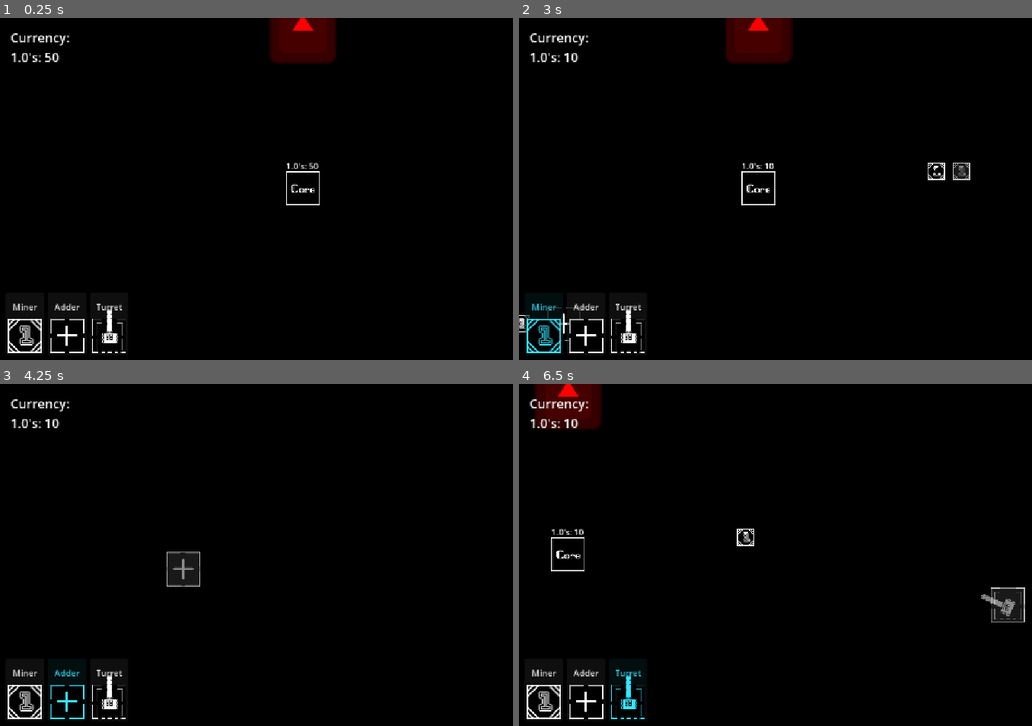
Above: before the commit, frames 1-4 (two rows, left to right).
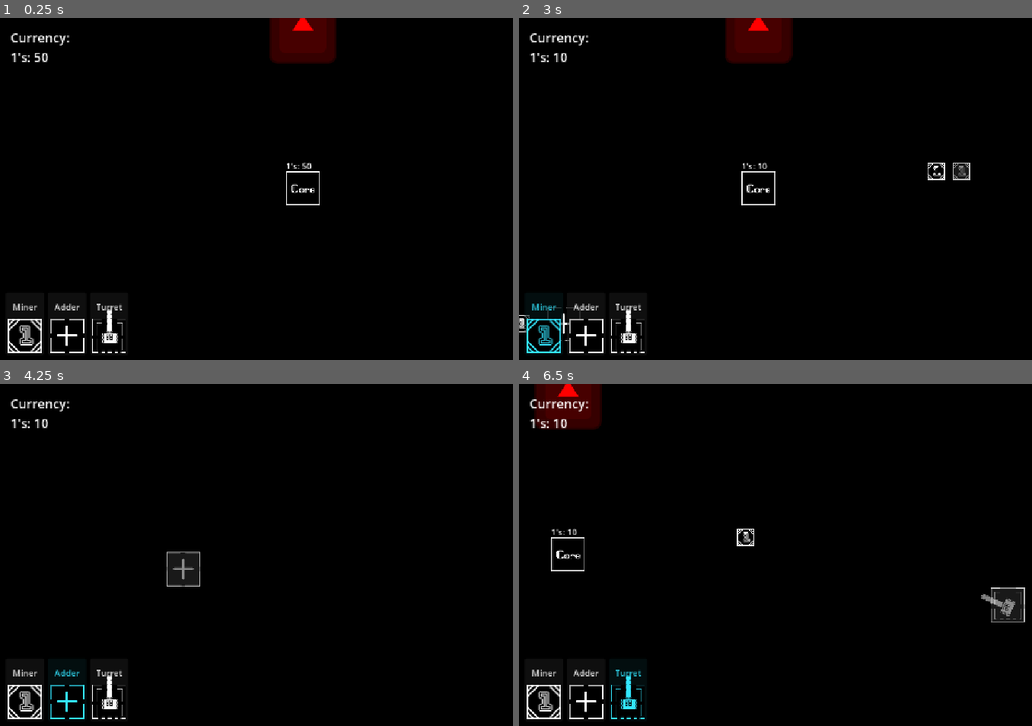
Above: after the commit, the same moments.

Repository: ast4rt3/math-matic
Game: Godot game, scene res://world.tscn
Two runs of this game, one before a commit and one after it. Both use one fixed random seed, a clock stepped at 60 frames per second and the inputs below. The engine's default icon, where the game draws it, is replaced by a stand-in: a white triangle on a blue panel in a dark square.
Inputs (mouse positions are in pixels of both pictures, inside the frame that each line leads up to):
- Up to frame 1 (0.25 s): no input
- Up to frame 2 (3 s): click "Miner" at 0.5 s; click "Adder" at 1.25 s; click "Turret" at 2 s; tap Enter at 2.75 s; move the mouse to (955, 171) at 2.77 s; hold D from 2.78 s (still down); tap 1 at 2.85 s; click (955, 171) at 2.92 s
- Up to frame 3 (4.25 s): move the mouse to (184, 572) at 3.52 s; release D at 3.53 s; hold S from 3.53 s (still down); tap 2 at 3.6 s
- Up to frame 4 (6.5 s): move the mouse to (883, 479) at 4.27 s; release S at 4.28 s; hold D 4.28-5.03 s; tap 3 at 4.35 s; move the mouse to (790, 623) at 5.02 s; hold W 5.03-5.78 s; tap E at 5.1 s; click (790, 623) at 5.17 s; move the mouse to (1006, 606) at 5.77 s; hold A from 5.78 s (still down); tap Q at 5.85 s

The runs differ from the first frame. In frame 1, 0.2% of the frame differs, in the area x 3-63%, y 10-45%; in frame 2, 0.2%; in frame 3, 0.1%; in frame 4, 0.2%.

Commit message:
fix: small currency adjustment

Diff:
--- a/buildings/core.gd
+++ b/buildings/core.gd
@@ -25,7 +25,8 @@
 func update_label():
 	var text = ""
 	for val in currency.keys():
-		text += str(val) + "'s: " + str(currency[val]) + "\n"
+		var val_str = str(int(val)) if val == int(val) else str(val)
+		text += val_str + "'s: " + str(currency[val]) + "\n"
 	label.text = text.strip_edges()
 
 func get_currency_text() -> String:
